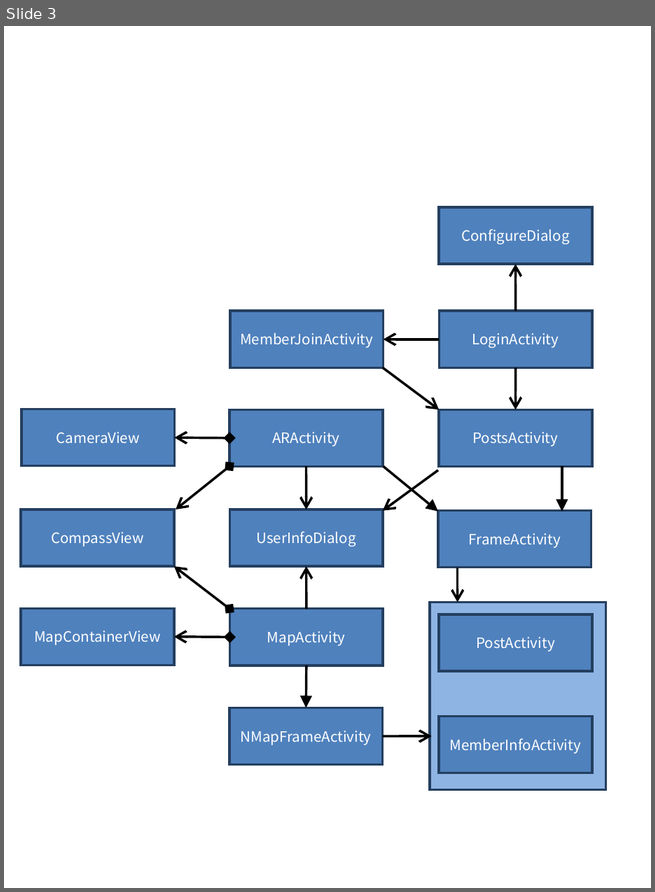
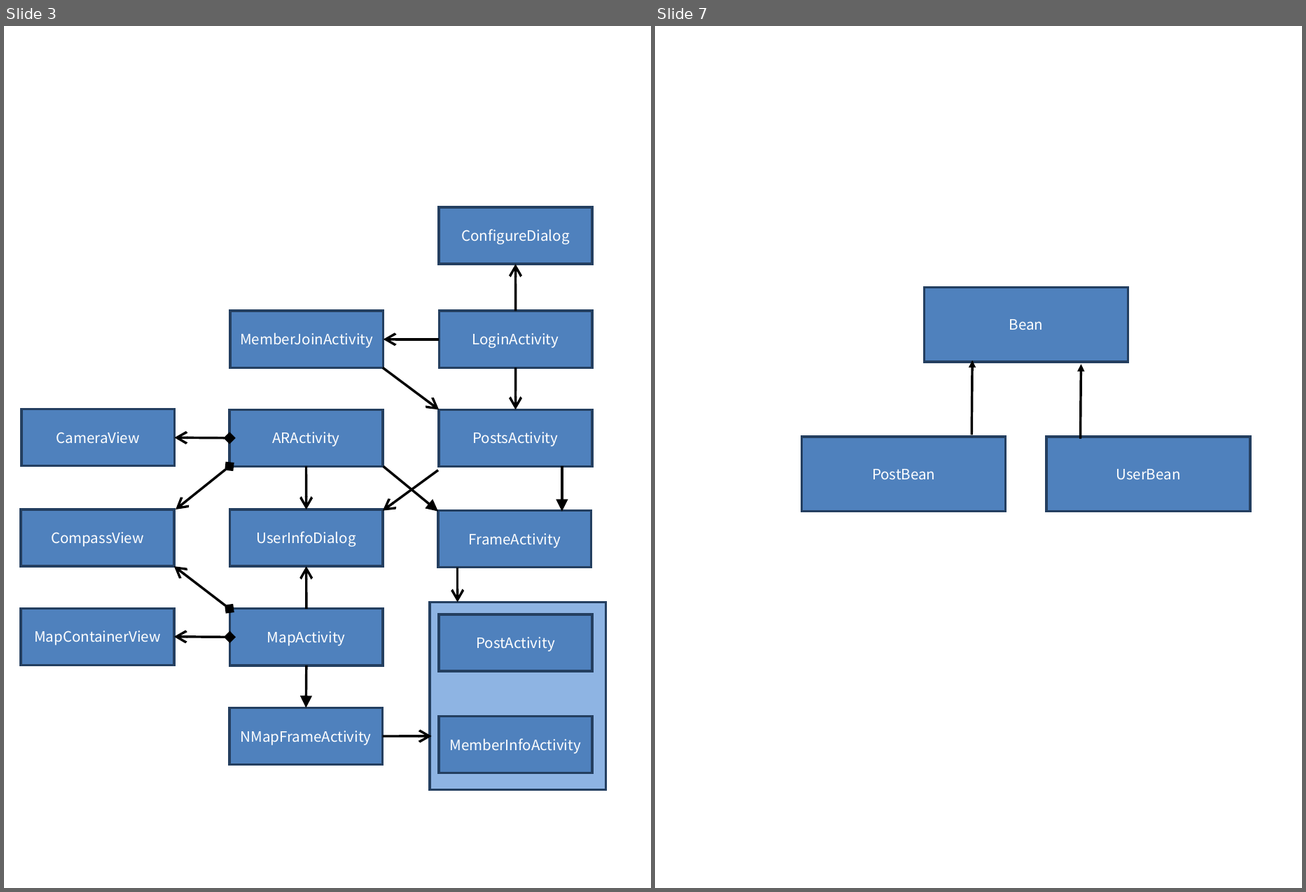
Before and after one commit to tinywind/hello-drinking, a slide deck: Reference and Document/최종제출문서/프레젠테이션1.pptx. Shown side by side, each under a label of ours: slide 3 before the commit, slides 3 and 7 after it; the slides between them are not shown. The pictures are 655x892 and 1306x892 pixels, drawn with LibreOffice and Linux fonts; fonts in the diff are those of the drawing. Boxes give left, top, right and bottom in pixels: in the first picture for what was removed or moved away, otherwise in the second. Text is boxed around its words. In the diff, an @@ line names an element or a change of style, - is before the commit and + after.

```diff
--- a/Reference and Document/최종제출문서/프레젠테이션1.pptx
+++ b/Reference and Document/최종제출문서/프레젠테이션1.pptx
@@ slide 7 added at <box>655,26,1302,888</box>, background #FFFFFF @@
@@ group added at <box>801,287,1250,512</box>: 3 rectangles, 2 arrows @@
+Bean
+PostBean
+UserBean
```
Also in this commit, not shown: 3 other slides added, 11 other files.
